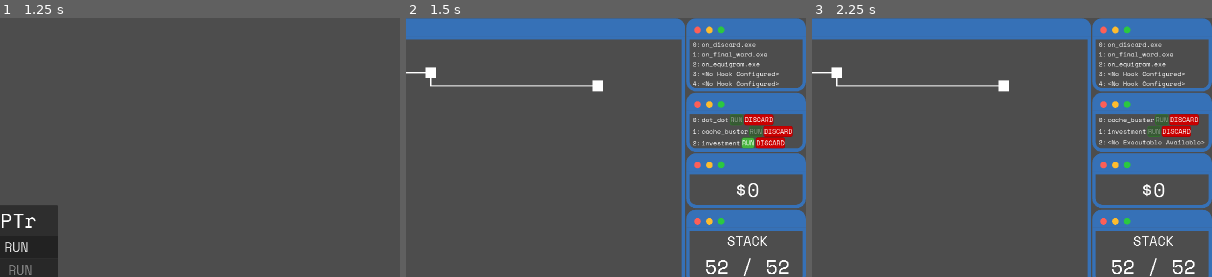
Above: before the commit, frames 1-3 (left to right).
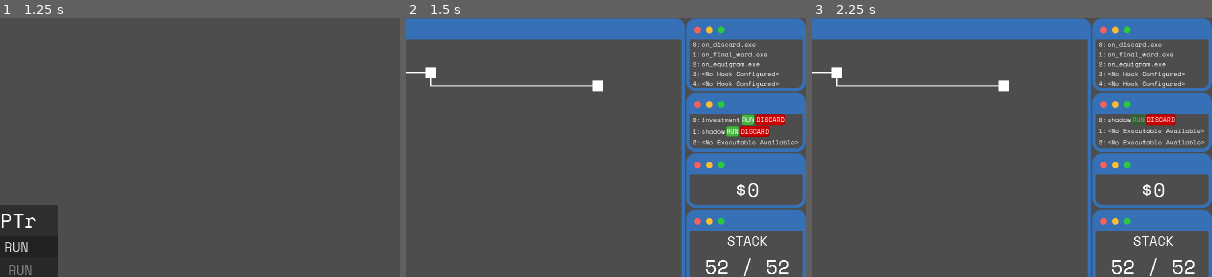
Above: after the commit, the same moments.

Repository: LucasMc17/CRYPTr
Game: Godot game, scene res://root.tscn
Two runs of this game, one before a commit and one after it. Both use one fixed random seed, a clock stepped at 60 frames per second and the inputs below.
Inputs (mouse positions are % of the whole screen's width and height, from its top left):
- Up to frame 1 (1.25 s): click (88, 99) at 0.52 s; type "12" at 0.6 s
- Up to frame 2 (1.5 s): click "NEW RUN" at 1.25 s
- Up to frame 3 (2.25 s): click "DISCARD" at 2 s
The pictures show only the part of the screen within x 50-100%, y 0-50%; the shares and areas given below are measured in that part.

Frame 1 is identical in both runs. In frame 2, 1.8% of the frame differs, in the area x 71-99%, y 37-51%; in frame 3, 1.2%.

Commit message:
shadow and pluralize

Diff:
--- a/globals/debug_node.tscn
+++ b/globals/debug_node.tscn
@@ -10,13 +10,12 @@
 [ext_resource type="Resource" uid="uid://bjaw031pd0pby" path="res://resources/subprocesses/functions/function_instances/add_25.tres" id="8_v3iya"]
 [ext_resource type="Resource" uid="uid://bxihoxhpapie" path="res://resources/subprocesses/functions/function_instances/add_50.tres" id="9_mwsy6"]
 [ext_resource type="Script" uid="uid://cgy31op6tai8t" path="res://resources/executables/executable.gd" id="10_u1wik"]
-[ext_resource type="Resource" uid="uid://blrw50pxcf0d5" path="res://resources/executables/dot_dot.tres" id="11_ql0i0"]
-[ext_resource type="Resource" uid="uid://bslpwp5khmvbd" path="res://resources/executables/cache_buster.tres" id="12_ql0i0"]
+[ext_resource type="Resource" uid="uid://cy2w1i7ci8aq0" path="res://resources/executables/shadow.tres" id="12_ql0i0"]
 [ext_resource type="Resource" uid="uid://ceven0yiexd42" path="res://resources/executables/investment.tres" id="13_hyh7v"]
 
 [node name="DebugNode" type="Node"]
 script = ExtResource("1_pgr0f")
 force_hooks = Array[ExtResource("2_wqi1e")]([ExtResource("3_wqi1e"), ExtResource("4_8tqhv"), ExtResource("5_ec415")])
 force_functions = Array[ExtResource("6_6q663")]([ExtResource("7_3injj"), ExtResource("8_v3iya"), ExtResource("9_mwsy6")])
-force_executables = Array[ExtResource("10_u1wik")]([ExtResource("11_ql0i0"), ExtResource("12_ql0i0"), ExtResource("13_hyh7v")])
+force_executables = Array[ExtResource("10_u1wik")]([ExtResource("13_hyh7v"), ExtResource("12_ql0i0")])
 log_level = 1
--- a/globals/events.gd
+++ b/globals/events.gd
@@ -190,6 +190,9 @@
 ## Emitted when the investment executable is used.
 signal investment_executed(amount : int)
 
+## Emitted when the shadow executable is used.
+signal shadow_executed(shadow_exe : Executable)
+
 # DEBUG COMMANDS
 
 ## Emitted when the help command is issued.
--- a/globals/player.gd
+++ b/globals/player.gd
@@ -64,6 +64,9 @@
 ## The player's money.
 var money := 0
 
+func _ready():
+	Events.shadow_executed.connect(_on_shadow_used)
+
 ## Resets all the run variables to their default value so that a new run can begin from a clean slate.
 func reset_run() -> void:
 	palindrogram_mult = BASE_PALINDROGRAM_MULT
@@ -99,7 +102,7 @@
 
 
 ## Initializes the stack from a StarterStack resource. Effectively converts it to an array of cryptograph resources.
-func initialize_stack(starter_stack : StarterStack):
+func initialize_stack(starter_stack : StarterStack) -> void:
 	var alpha = ['a', 'b', 'c', 'd', 'e', 'f', 'g', 'h', 'i', 'j', 'k', 'l', 'm', 'n', 'o', 'p', 'q', 'r', 's', 't', 'u', 'v', 'w', 'x', 'y', 'z']
 	var result : Array[CryptographRes] = []
 	for character in alpha:
@@ -112,12 +115,24 @@
 
 
 ## Change the player's money by a set amount, positive or negative, and fire global event to update UI.
-func change_money(amount : int):
+func change_money(amount : int) -> void:
 	money += amount
 	Events.emit_money_changed(amount)
 
 
 ## Remove an Executable from player inventory.
-func remove_executable(exe : Executable):
+func remove_executable(exe : Executable) -> void:
 	executables = executables.filter(func (executable): return executable != exe)
 	Events.refresh_executables.emit()
+	Events.refresh_executable_access.emit()
+
+func add_executable(exe : Executable) -> void:
+	executables.append(exe)
+	Events.refresh_executables.emit()
+	Events.refresh_executable_access.emit()
+
+func _on_shadow_used(shadow : Executable):
+	var candidates = executables.filter(func (exe): return exe != shadow)
+	var index = randi_range(0, candidates.size() - 1)
+	var copy = candidates[index].duplicate()
+	add_executable(copy)
--- a/resources/executables/executable.gd
+++ b/resources/executables/executable.gd
@@ -21,21 +21,26 @@
 @export var applicable_to_shop := true
 
 ## Dollar value of executable (only relevant for investment.exe)
-var value := 0
+@export var value := 0
 
 static var applicability_map = {
 	"dot_dot": func () -> bool:
 		return !!Player.current_encounter and !!Player.current_encounter.parent,
 	"cache_buster": func () -> bool:
-		return !Player.current_stack.is_empty()
+		return !Player.current_stack.is_empty(),
+	"shadow": func () -> bool:
+		return Player.executables.size() > 1
 }
 
 ## Executes the function.
 func _execute() -> void:
 	Player.remove_executable(self)
 	Events.refresh_hooks.emit()
+	Events.refresh_executable_access.emit()
 	if executable_name == "investment":
 		Events.investment_executed.emit(value)
+	elif executable_name == "shadow":
+		Events.shadow_executed.emit(self)
 	else:
 		var signal_name = executable_name + "_executed"
 		if Events.has_signal(signal_name):
--- /dev/null
+++ b/resources/executables/shadow.tres
@@ -0,0 +1,10 @@
+[gd_resource type="Resource" script_class="Executable" load_steps=2 format=3 uid="uid://cy2w1i7ci8aq0"]
+
+[ext_resource type="Script" uid="uid://cgy31op6tai8t" path="res://resources/executables/executable.gd" id="1_yqxiq"]
+
+[resource]
+script = ExtResource("1_yqxiq")
+executable_name = "shadow"
+rarity = 1
+description = "# Copy a random Executable from your current loadout (this one excluded)."
+metadata/_custom_type_script = "uid://cgy31op6tai8t"
--- a/resources/subprocesses/hooks/hook.gd
+++ b/resources/subprocesses/hooks/hook.gd
@@ -80,6 +80,6 @@
 func _on_triggered(params : Events.ParamsObject) -> void:
 	if !filter(params):
 		return
-	DebugNode.log(hook_name + ' triggered!')
+	DebugNode.print(hook_name + ' triggered!', 1)
 	for function in functions:
 		function.run()
--- a/slices/run/states/encounter/encounter.gd
+++ b/slices/run/states/encounter/encounter.gd
@@ -23,6 +23,7 @@
 @onready var _word := %Word
 ## The score preview, utilizing the current ScoringObject to show a base score, multipliers, and total score for the typed word before entering.
 @onready var _score_preview := %ScorePreview
+@onready var _bonus_hand := %BonusHand
 
 func _ready():
 	Events.command_win.connect(func (_params): _win())
@@ -114,7 +115,7 @@
 	var keycode = event.keycode
 	if keycode >= KEY_A && keycode <= KEY_Z:
 		var character = OS.get_keycode_string(event.key_label)
-		if DebugNode.accept_all_letters or _hand.letters.has(character):
+		if DebugNode.accept_all_letters or _hand.letters.has(character) or _bonus_hand.letters.has(character):
 			_word.add_character(character)
 			_scoring.update_score_object(_word.text, _hand)
 			_score_preview.update_potential_score(_scoring.score_object)
--- a/slices/run/states/encounter/encounter.tscn
+++ b/slices/run/states/encounter/encounter.tscn
@@ -1,8 +1,9 @@
-[gd_scene load_steps=5 format=3 uid="uid://hsul0q167iju"]
+[gd_scene load_steps=6 format=3 uid="uid://hsul0q167iju"]
 
 [ext_resource type="Script" uid="uid://gotxdw81pjm2" path="res://slices/run/states/encounter/encounter.gd" id="1_g3ww7"]
 [ext_resource type="PackedScene" uid="uid://b1mgm185hngcy" path="res://slices/run/states/encounter/scenes/word.tscn" id="2_1bdjk"]
 [ext_resource type="PackedScene" uid="uid://dham4s68n2ph8" path="res://slices/run/states/encounter/scenes/hand.tscn" id="3_1bdjk"]
+[ext_resource type="PackedScene" uid="uid://c7g64ku52qtj0" path="res://slices/run/states/encounter/scenes/bonus_hand.tscn" id="4_m0dpk"]
 [ext_resource type="PackedScene" uid="uid://bt1ys0vxsfnr4" path="res://slices/run/states/encounter/scenes/score_preview/score_preview.tscn" id="4_rcu84"]
 
 [node name="Encounter" type="Control"]
@@ -41,11 +42,21 @@
 layout_mode = 2
 size_flags_vertical = 6
 
-[node name="Hand" parent="HBoxContainer/PlayArea/VBoxContainer" instance=ExtResource("3_1bdjk")]
+[node name="HandHolder" type="HBoxContainer" parent="HBoxContainer/PlayArea/VBoxContainer"]
+layout_mode = 2
+size_flags_horizontal = 4
+size_flags_vertical = 6
+theme_override_constants/separation = 30
+
+[node name="Hand" parent="HBoxContainer/PlayArea/VBoxContainer/HandHolder" instance=ExtResource("3_1bdjk")]
 unique_name_in_owner = true
 layout_mode = 2
 size_flags_horizontal = 4
 size_flags_vertical = 6
+
+[node name="BonusHand" parent="HBoxContainer/PlayArea/VBoxContainer/HandHolder" instance=ExtResource("4_m0dpk")]
+unique_name_in_owner = true
+layout_mode = 2
 
 [node name="ScoreArea" type="Control" parent="HBoxContainer"]
 layout_mode = 2
@@ -55,4 +66,4 @@
 unique_name_in_owner = true
 layout_mode = 1
 
-[connection signal="discarded" from="HBoxContainer/PlayArea/VBoxContainer/Hand" to="." method="_on_hand_discarded"]
+[connection signal="discarded" from="HBoxContainer/PlayArea/VBoxContainer/HandHolder/Hand" to="." method="_on_hand_discarded"]
--- /dev/null
+++ b/slices/run/states/encounter/scenes/bonus_hand.gd
@@ -0,0 +1,31 @@
+class_name BonusHand
+extends Hand
+## Functions like Hand, except is specifically for non-discardable Cryptographs added through non-standard means, like pluralize.exe.
+
+
+# TODO: This is ugly as hell. hand and bonus hand should both inherit from a common ancestor.
+
+var s_cryptogtaph = preload("res://resources/cryptographs/s_cryptograph.tres")
+
+func _ready():
+	Events.pluralize_executed.connect(_on_pluralize_used)
+
+
+func discard_by_letters(_word : String) -> void:
+	return
+
+
+func discard(_cryptograph : Cryptograph) -> void:
+	return
+
+
+func discard_all() -> void:
+	return
+
+
+func _on_cryptograph_right_clicked(_cryptograph : Cryptograph):
+	return
+
+
+func _on_pluralize_used():
+	add_to_hand([s_cryptogtaph])
--- /dev/null
+++ b/slices/run/states/encounter/scenes/bonus_hand.tscn
@@ -0,0 +1,18 @@
+[gd_scene load_steps=2 format=3 uid="uid://c7g64ku52qtj0"]
+
+[ext_resource type="Script" uid="uid://b45tstfhu4w1r" path="res://slices/run/states/encounter/scenes/bonus_hand.gd" id="1_lwehe"]
+
+[node name="BonusHand" type="HBoxContainer"]
+anchors_preset = 8
+anchor_left = 0.5
+anchor_top = 0.5
+anchor_right = 0.5
+anchor_bottom = 0.5
+offset_left = -20.0
+offset_top = -20.0
+offset_right = 20.0
+offset_bottom = 20.0
+grow_horizontal = 2
+grow_vertical = 2
+theme_override_constants/separation = 10
+script = ExtResource("1_lwehe")
--- a/slices/run/states/encounter/scoring_module.gd
+++ b/slices/run/states/encounter/scoring_module.gd
@@ -11,7 +11,7 @@
 ## The tally of points earned by the current word, as it is evaluated. Increases as each letter is scored/muliplier applied, then is added to `current_score`, then reset to zero.
 var evaluating_score := 0.0:
 	set(val):
-		DebugNode.log(val)
+		DebugNode.print(['current_score: ', val], 1)
 		evaluating_score = val
 ## Whether a word is actively scoring.
 var is_evaluating := false
Not shown: 1 places in globals/debug_node.tscn that only renumber resources
Not shown, added: slices/run/states/encounter/scenes/bonus_hand.gd.uid
